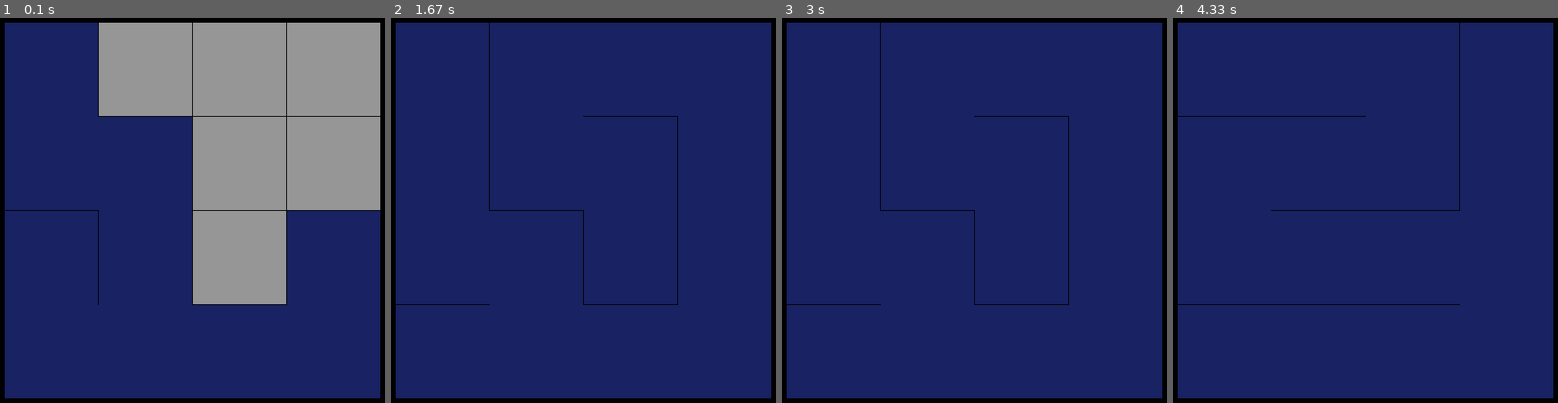
Above: before the commit, frames 1-4 (left to right).
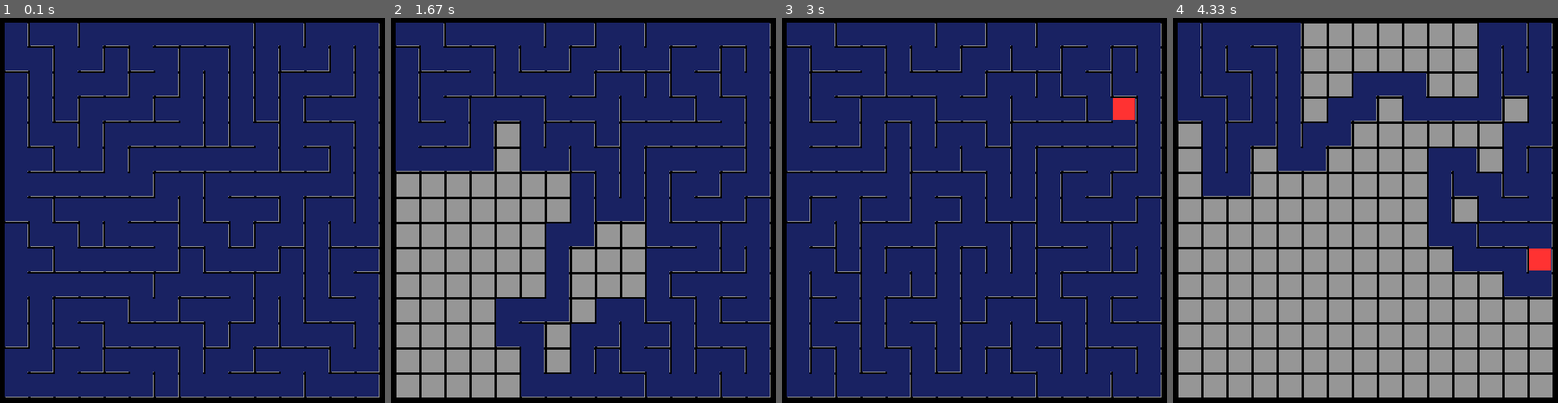
Above: after the commit, the same moments.

Repository: jrome5/python_projects
Game: pygame game, started from maze_solvers/maze_sim.py
The game is run twice, just before and just after one commit, with the same random seed, the same clock (stepped at 60 frames per second) and the same inputs. The source is Python 2; it was converted automatically to run under Python 3.
Inputs:
- Up to frame 1 (0.1 s): no input
- Up to frame 2 (1.67 s): hold M 0.33-0.8 s
- Up to frame 3 (3 s): no input
- Up to frame 4 (4.33 s): hold M 3.83-4.3 s

The runs differ from the first frame. In frame 1, 40% of the frame differs, in the area x 1-99%, y 1-99%; in frame 2, 33%; in frame 3, 9.3%; in frame 4, 66%.

Commit message:
Add cell movements to config class

Diff:
--- a/maze_solvers/config.py
+++ b/maze_solvers/config.py
@@ -1,11 +1,13 @@
+import pygame
+
 class simConfig:
 	def __init__(self):
 		self.width = 500
 		self.height = 500
 		self.FPS = 30
 		self.padding = 10
-		self.grid_size = 4
-		self.cell_thickness = 1
+		self.grid_size = 15
+		self.cell_thickness = 3
 		self.cell_width = self.calculateCellWidth()
 		self.delay = self.calculateSimDelay()
 
@@ -34,7 +36,7 @@
 		return (self.width-(self.padding*2))/self.grid_size
 
 	def calculateSimDelay(self, animate = True):
-		return 0.1/(self.grid_size**2)
+		return 1.0/(self.grid_size**2)
 
 	def getSimDelay(self, animate=True):
 		return self.delay if animate else 0
@@ -53,3 +55,52 @@
 
 	def getGreenColor(self):
 		return [50, 255, 50]
+
+	def moveUp(self, screen, x, y, color, cell_padding = 0):
+		thickness = self.cell_thickness + cell_padding
+		pygame.draw.rect(screen, color, (x + 1, y + 1 - self.cell_width, self.cell_width -thickness, (2*self.cell_width)-thickness), 0)
+		# draw a rectangle twice the cell_width of the cell
+
+	def moveDown(self, screen, x, y, color, cell_padding = 0):
+		thickness = self.cell_thickness + cell_padding
+		pygame.draw.rect(screen, color, (x +  1, y + 1, self.cell_width -thickness, (2*self.cell_width)-thickness), 0)
+
+	def moveLeft(self, screen, x, y, color, cell_padding = 0):
+		thickness = self.cell_thickness + cell_padding
+		pygame.draw.rect(screen, color, (x - self.cell_width + 1, y + 1, (2*self.cell_width)-thickness, self.cell_width -thickness), 0)
+
+	def moveRight(self, screen, x, y, color, cell_padding = 0):
+		thickness = self.cell_thickness + cell_padding
+		pygame.draw.rect(screen, color, (x + 1, y + 1, (2*self.cell_width)-thickness, self.cell_width -thickness), 0)
+
+	def drawSingleWidthCell(self, screen, x, y, color):
+		width = self.cell_width-1
+		thickness = self.cell_thickness
+		pygame.draw.rect(screen, color, (x + thickness+2, y + thickness+2, width-thickness-4, width-thickness-4), 0)          # draw a single width cell
+
+	def moveCoords(self, x, y, movement):
+		if movement == "right":
+			new_x = x + self.cell_width
+			return new_x, y
+
+		elif movement == "left":
+			new_x = x - self.cell_width
+			return new_x, y
+
+		elif movement == "down":
+			new_y = y + self.cell_width
+			return x, new_y
+
+		elif movement == "up":
+			new_y = y - self.cell_width
+			return x, new_y
+
+	def moveMarker(self, screen, x, y, movement, color, cell_padding=0):
+		if movement == "right":
+			self.moveRight(screen, x, y, color, cell_padding)
+		if movement == "left":
+			self.moveLeft(screen, x, y, color, cell_padding)
+		if movement == "down":
+			self.moveDown(screen, x, y, color, cell_padding)
+		if movement == "up":
+			self.moveUp(screen, x, y, color, cell_padding)
--- a/maze_solvers/graph.py
+++ b/maze_solvers/graph.py
@@ -83,3 +83,18 @@
                 vid = v.get_id()
                 wid = w.get_id()
                 print('( %s , %s, %3d)'  % ( vid, wid, v.get_weight(w)))
+
+    def getMovementDirection(self, frm_id, to_id):
+        # if next ID is greater -> right or down, if next ID is smaller -> left or up
+        movement = ""
+        if(frm_id < to_id):
+            if(frm_id == to_id - 1):
+                movement =  "right"
+            else:
+                movement = "down"
+        else:
+            if(frm_id == to_id + 1):
+                movement = "left"
+            else:
+                movement = "up"
+        return movement
--- a/maze_solvers/maze_sim.py
+++ b/maze_solvers/maze_sim.py
@@ -39,10 +39,12 @@
     stack = []
     cell_stack = []
     visited = []
-    delay = config.getSimDelay()
+    delay = config.getSimDelay(animate)
     x = config.getPadding()
     y = config.getPadding()
-    pygame.draw.rect(screen, config.getRedColor(), (x +1, y +1, width-thickness-1, width-thickness-1), 0)          # draw a single width cell
+    if animate:
+      config.drawSingleWidthCell(screen, x, y, config.getRedColor())
+      pygame.display.update()
     stack.append((x,y))                                            # place starting cell into stack
     cell_stack.append(0)
     visited.append((x,y))                                          # add starting cell to visited list
@@ -70,34 +72,21 @@
         if len(cell) > 0:                                          # check to see if cell list is empty
             cell_chosen = (random.choice(cell))                    # select one of the cell randomly
             if cell_chosen == "right":                             # if this cell has been chosen
-                pygame.draw.rect(screen, config.getBlueColor(), (x +1, y +1, (2*width)-thickness, width - thickness), 0)
                 cell_chosen_id = cell_id + 1
-                x = x + width                                          # make this cell the current cell
-                visited.append((x, y))                              # add to visited list
-                stack.append((x, y))                                # place current cell on to stack
 
             elif cell_chosen == "left":
-                pygame.draw.rect(screen, config.getBlueColor(), (x - width +1, y +1, (2*width)-thickness, width - thickness), 0)
                 cell_chosen_id = cell_id - 1
-                x = x - width
-                visited.append((x, y))
-                stack.append((x, y))
 
             elif cell_chosen == "down":
-                pygame.draw.rect(screen, config.getBlueColor(), (x +  1, y + 1, width-thickness, (2*width)-thickness), 0)
                 cell_chosen_id = cell_id + size
-                y = y + width
-                visited.append((x, y))
-                stack.append((x, y))
 
             elif cell_chosen == "up":
-                # draw a rectangle twice the width of the cell
-                pygame.draw.rect(screen, config.getBlueColor(), (x + 1, y - width + 1, width - thickness, (2*width)-thickness), 0)
                 cell_chosen_id = cell_id - size
-                y = y - width
-                visited.append((x, y))
-                stack.append((x, y))
 
+            config.moveMarker(screen, x, y, cell_chosen, config.getBlueColor())
+            x, y = config.moveCoords(x,y, cell_chosen)          # make this cell the current cell
+            visited.append((x, y))                              # add to visited list
+            stack.append((x, y))                                # place current cell on to stack
             graph.add_edge(cell_id, cell_chosen_id, 1)
             cell_id = cell_chosen_id
             cell_stack.append(cell_chosen_id)
@@ -107,9 +96,12 @@
             x, y = stack.pop()                                    # if no cells are available pop one from the stack
             cell_id = cell_stack.pop()
             pygame.draw.rect(screen, config.getRedColor(), (x +1, y +1, width-thickness-1, width-thickness-1), 0)          # draw a single width cell
+            if animate:
+              pygame.display.update()
             time.sleep(delay)                                       # slow program down a bit
             pygame.draw.rect(screen, config.getBlueColor(), (x +1, y +1, width-thickness-1, width-thickness-1), 0)        # used to re-colour the path after single_cell
-
+            if animate:
+              pygame.display.update()
 
 def printOpeningMessage():
     opening_message = "Welcome"
@@ -143,6 +135,7 @@
                 generateMaze(screen, grid, graph, sim_config, True)
             if event.type == pygame.KEYDOWN and event.key == pygame.K_d:
                 dijkstra(screen, graph, sim_config) #get from start to end
+                time.sleep(1)
         pygame.display.update()
     pygame.quit()
 
